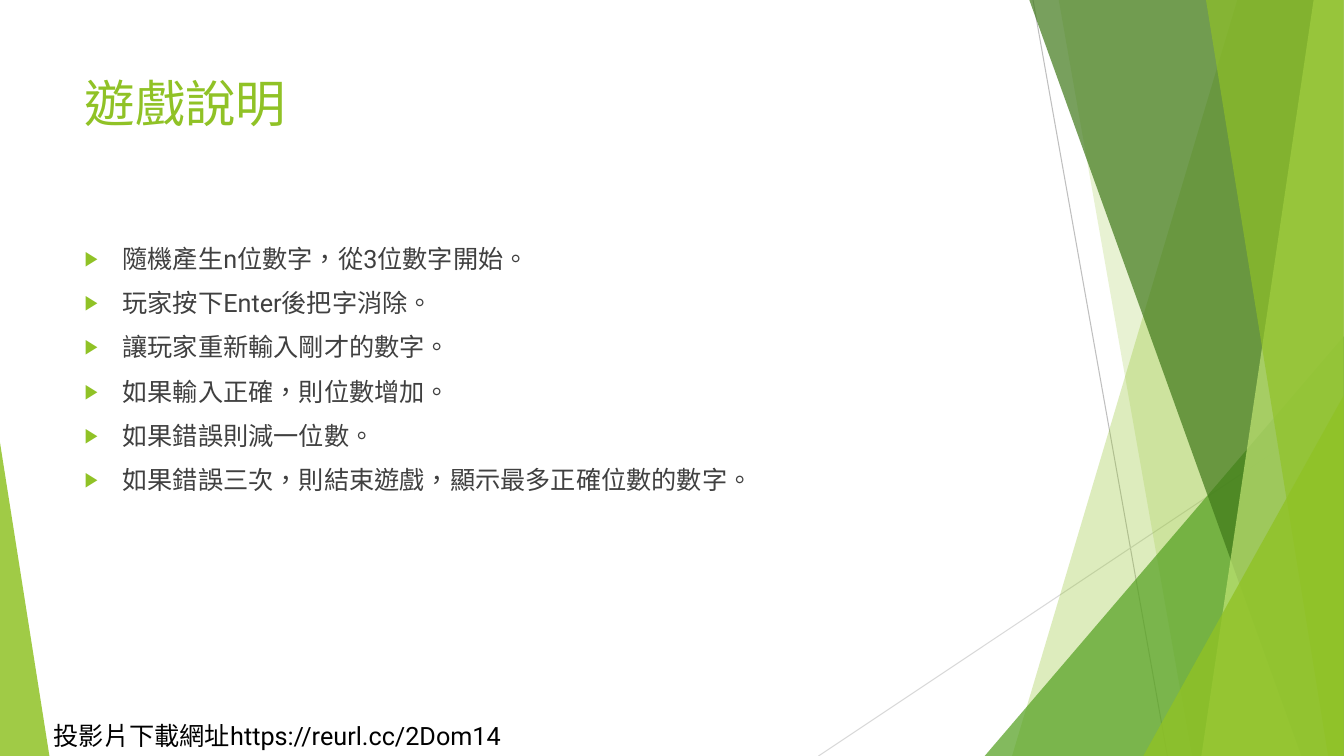
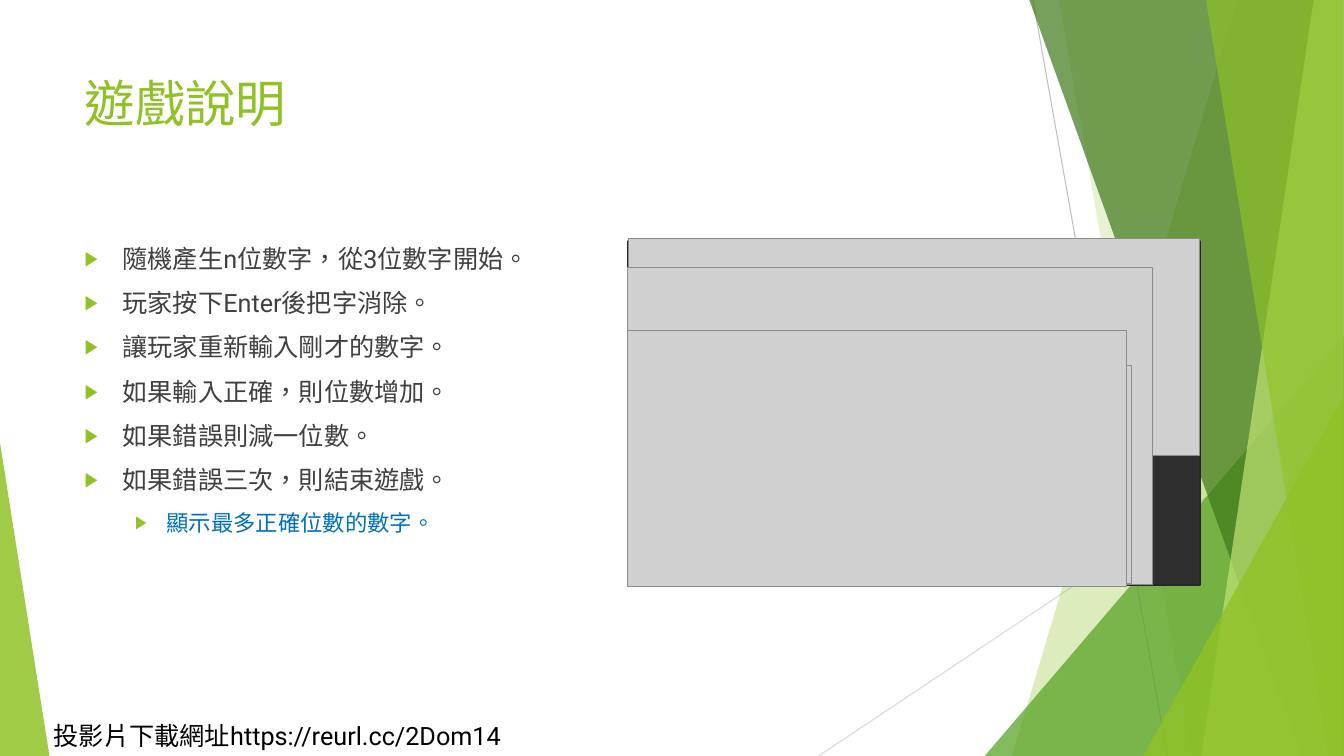
Before and after one commit to liulawsi/My_PPTs, a slide deck: slide 10 of LCC/Java/A2_來寫個好玩的吧.pptx. Drawn at 1344x756 pixels with LibreOffice and Linux fonts; fonts in the diff are those of the drawing; grey boxes stand for pictures; background and template pictures are left out. Boxes give left, top, right and bottom in pixels: in the first picture for what was removed or moved away, otherwise in the second. Text is boxed around its words. In the diff, an @@ line names an element or a change of style, - is before the commit and + after.

```diff
--- a/LCC/Java/A2_來寫個好玩的吧.pptx
+++ b/LCC/Java/A2_來寫個好玩的吧.pptx
@@ picture added at (x1=629, y1=238, x2=1201, y2=456) @@
@@ rectangle added at (x1=628, y1=242, x2=1201, y2=585), fill #2F2F2F, outline #262626 1.5 pt @@
@@ picture added at (x1=628, y1=267, x2=1153, y2=585) @@
@@ picture added at (x1=628, y1=331, x2=1127, y2=587) @@
@@ picture added at (x1=629, y1=330, x2=1110, y2=584) @@
@@ picture added at (x1=628, y1=366, x2=1132, y2=584) @@
@@ text at (x1=123, y1=468, x2=451, y2=533): text changed @@
-▶ 如果錯誤三次，則結束遊戲，顯示最多正確位數的數字。
+▶ 如果錯誤三次，則結束遊戲。
+  ▶ 顯示最多正確位數的數字。
```
Also in this commit, not shown: 7 other slides changed, 14 other files.
